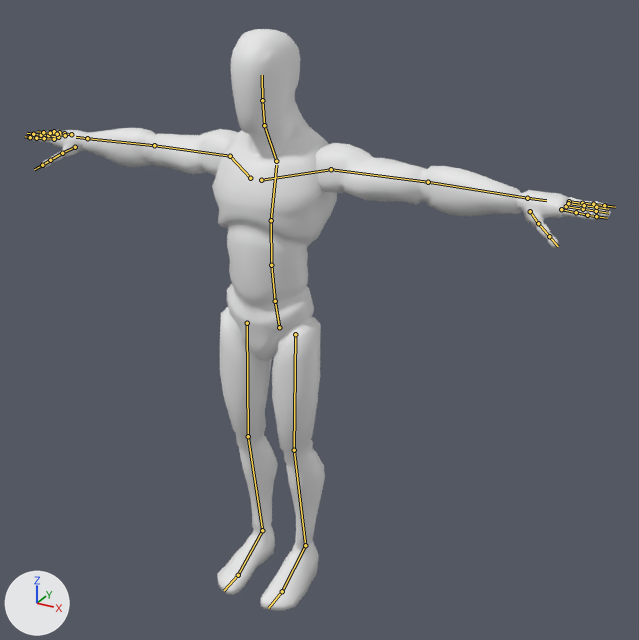
The glTF model public/models/mannequin.glb: old version first, new version second.
Rendered twice from a camera (50 mm lens) standing at (1.35, -2.15, 2.07) and looking at (0.13, 0.07, 0.96). Arrows for +X, +Y and +Z are at lower left; the lights stay in place. The picture after the commit comes second. The bones that change, and the others that lie on the model, are drawn over the model as lines.

In view in the first picture: 'Mannequin'.
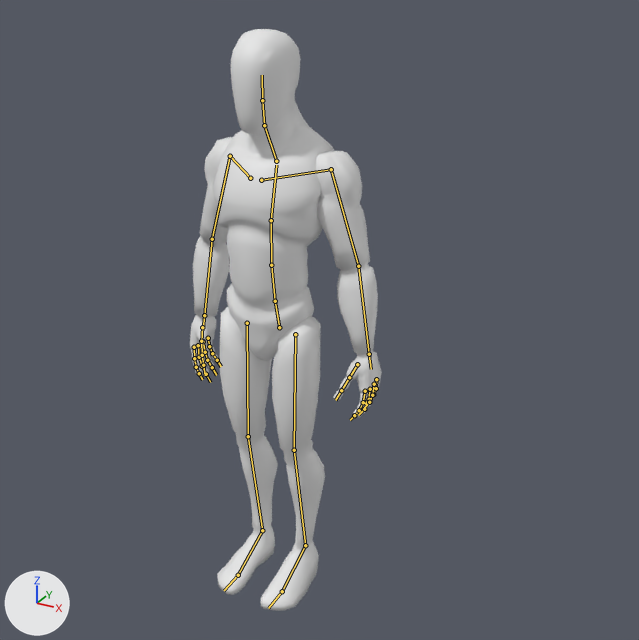
The newer file adds an action. The first version stands in its rest pose; the second is drawn at frame 0 of the action 'stand'.

What differs and where, as boxes [x1, y1, x2, y2] in the pictures (639 x 640 px):
'Mannequin', posed (67% narrower): before [29, 29, 611, 611]; after [190, 29, 382, 611]
bone 'upperarm_l', root to tip: before (331, 169) to (428, 182); after (331, 169) to (358, 266)
bone 'lowerarm_l', root to tip: before (428, 182) to (527, 198); after (358, 266) to (369, 354)
bone 'index_01_l', root to tip: before (561, 209) to (576, 212); after (365, 391) to (363, 402)
bone 'index_02_l', root to tip: before (576, 212) to (587, 215); after (363, 402) to (359, 410)
bone 'middle_01_l', root to tip: before (566, 206) to (583, 209); after (370, 389) to (368, 401)
bone 'middle_02_l', root to tip: before (583, 209) to (596, 211); after (368, 401) to (364, 409)
bone 'middle_03_l', root to tip: before (596, 211) to (608, 213); after (364, 409) to (358, 415)
bone 'pinky_01_l', root to tip: before (569, 201) to (582, 203); after (376, 379) to (376, 388)
bone 'pinky_02_l', root to tip: before (582, 203) to (593, 204); after (376, 388) to (373, 394)
bone 'pinky_03_l', root to tip: before (593, 204) to (604, 205); after (373, 394) to (369, 399)
bone 'ring_01_l', root to tip: before (568, 203) to (584, 205); after (374, 384) to (372, 395)
bone 'ring_02_l', root to tip: before (584, 205) to (596, 207); after (372, 395) to (369, 402)
bone 'ring_03_l', root to tip: before (596, 207) to (608, 209); after (369, 402) to (364, 407)
bone 'upperarm_r', root to tip: before (230, 156) to (154, 145); after (230, 156) to (212, 239)
bone 'lowerarm_r', root to tip: before (154, 145) to (87, 138); after (212, 239) to (204, 315)
bone 'index_01_r', root to tip: before (54, 139) to (44, 138); after (194, 347) to (194, 358)
bone 'index_02_r', root to tip: before (44, 138) to (36, 138); after (194, 358) to (196, 367)
bone 'middle_01_r', root to tip: before (58, 137) to (48, 135); after (198, 345) to (199, 357)
bone 'middle_02_r', root to tip: before (48, 135) to (41, 135); after (199, 357) to (202, 366)
bone 'middle_03_r', root to tip: before (41, 135) to (33, 134); after (202, 366) to (206, 374)
bone 'pinky_01_r', root to tip: before (71, 134) to (64, 133); after (208, 338) to (209, 346)
bone 'pinky_02_r', root to tip: before (64, 133) to (59, 132); after (209, 346) to (212, 353)
bone 'pinky_03_r', root to tip: before (59, 132) to (54, 131); after (212, 353) to (217, 360)
bone 'ring_01_r', root to tip: before (65, 135) to (57, 134); after (203, 341) to (205, 352)
bone 'ring_02_r', root to tip: before (57, 134) to (50, 133); after (205, 352) to (207, 360)
bone 'ring_03_r', root to tip: before (50, 133) to (43, 132); after (207, 360) to (212, 367)

The change in detail:
Bone 'upperarm_l' (bone_upperarm_l) turns from (0, 0, 0) to (-1, 1, -72) degrees about its own x, y and z.
Bone 'lowerarm_l' (bone_lowerarm_l) turns from (0, 0, 0) to (0, 0, -8) degrees about its own x, y and z.
Bone 'index_01_l' (bone_index_01_l) turns from (0, 0, 0) to (15, -3, 0) degrees about its own x, y and z.
Bone 'index_02_l' (bone_index_02_l) turns from (0, 0, 0) to (15, -3, 0) degrees about its own x, y and z.
Bone 'middle_01_l' (bone_middle_01_l) turns from (0, 0, 0) to (15, -1, 0) degrees about its own x, y and z.
Bone 'middle_02_l' (bone_middle_02_l) turns from (0, 0, 0) to (15, -1, 0) degrees about its own x, y and z.
Bone 'middle_03_l' (bone_middle_03_l) turns from (0, 0, 0) to (15, -2, 0) degrees about its own x, y and z.
Bone 'pinky_01_l' (bone_pinky_01_l) turns from (0, 0, 0) to (15, 1, 0) degrees about its own x, y and z.
Bone 'pinky_02_l' (bone_pinky_02_l) turns from (0, 0, 0) to (15, 2, 0) degrees about its own x, y and z.
Bone 'pinky_03_l' (bone_pinky_03_l) turns from (0, 0, 0) to (15, 1, 0) degrees about its own x, y and z.
Bone 'ring_01_l' (bone_ring_01_l) turns from (0, 0, 0) to (15, 1, 0) degrees about its own x, y and z.
Bone 'ring_02_l' (bone_ring_02_l) turns from (0, 0, 0) to (15, 0, 0) degrees about its own x, y and z.
Bone 'ring_03_l' (bone_ring_03_l) turns from (0, 0, 0) to (15, 0, 0) degrees about its own x, y and z.
Bone 'upperarm_r' (bone_upperarm_r) turns from (0, 0, 0) to (-1, -1, 72) degrees about its own x, y and z.
Bone 'lowerarm_r' (bone_lowerarm_r) turns from (0, 0, 0) to (0, 0, 8) degrees about its own x, y and z.
Bone 'index_01_r' (bone_index_01_r) turns from (0, 0, 0) to (15, 3, 0) degrees about its own x, y and z.
Bone 'index_02_r' (bone_index_02_r) turns from (0, 0, 0) to (15, 3, 0) degrees about its own x, y and z.
Bone 'middle_01_r' (bone_middle_01_r) turns from (0, 0, 0) to (15, 1, 0) degrees about its own x, y and z.
Bone 'middle_02_r' (bone_middle_02_r) turns from (0, 0, 0) to (15, 1, 0) degrees about its own x, y and z.
Bone 'middle_03_r' (bone_middle_03_r) turns from (0, 0, 0) to (15, 2, 0) degrees about its own x, y and z.
Bone 'pinky_01_r' (bone_pinky_01_r) turns from (0, 0, 0) to (15, -1, 0) degrees about its own x, y and z.
Bone 'pinky_02_r' (bone_pinky_02_r) turns from (0, 0, 0) to (15, -2, 0) degrees about its own x, y and z.
Bone 'pinky_03_r' (bone_pinky_03_r) turns from (0, 0, 0) to (15, -1, 0) degrees about its own x, y and z.
Bone 'ring_01_r' (bone_ring_01_r) turns from (0, 0, 0) to (15, -1, 0) degrees about its own x, y and z.
Bone 'ring_02_r' (bone_ring_02_r) turns from (0, 0, 0) to (15, 0, 0) degrees about its own x, y and z.
Bone 'ring_03_r' (bone_ring_03_r) turns from (0, 0, 0) to (15, 0, 0) degrees about its own x, y and z.
